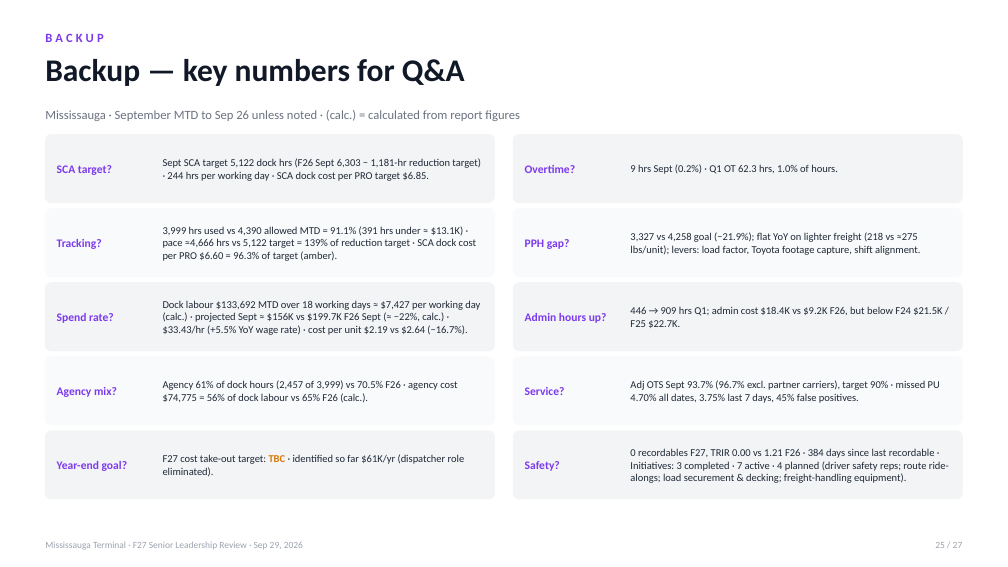
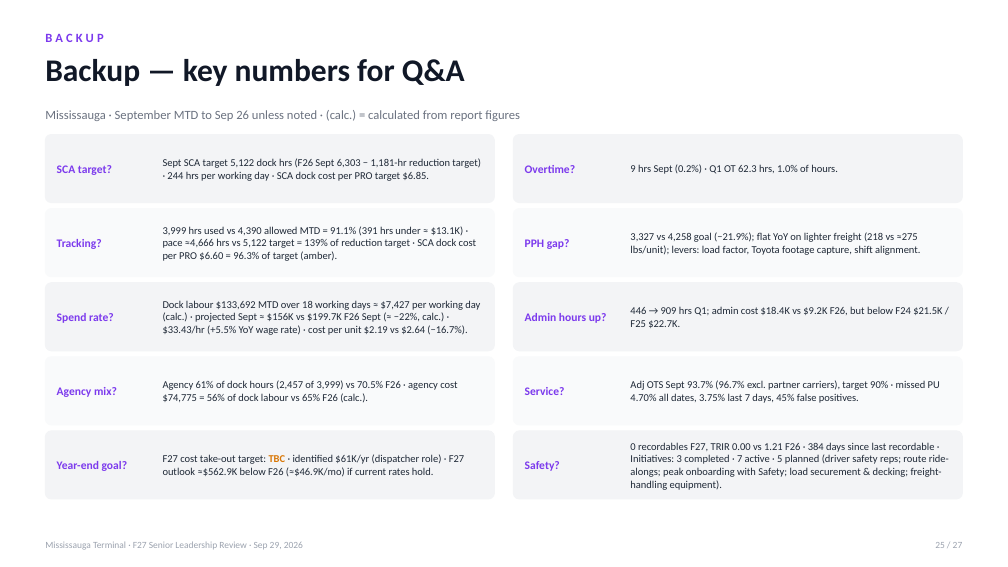
Before and after one commit to FuoriclasseX/mississauga-terminal-f26-cost-transformation-dashboard, a slide deck: slide 25 of presentation/Mississauga_F27_Leadership_Review_Sep29.pptx. Drawn at 1008x567 pixels with LibreOffice and Linux fonts; fonts in the diff are those of the drawing. Boxes give left, top, right and bottom in pixels: in the first picture for what was removed or moved away, otherwise in the second. Text is boxed around its words. In the diff, an @@ line names an element or a change of style, - is before the commit and + after.

```diff
--- a/presentation/Mississauga_F27_Leadership_Review_Sep29.pptx
+++ b/presentation/Mississauga_F27_Leadership_Review_Sep29.pptx
@@ text at [630, 442, 949, 490]: text changed @@
-0 recordables F27, TRIR 0.00 vs 1.21 F26 · 384 days since last recordable · Initiatives: 3 completed · 7 active · 4 planned (driver safety reps; route ride-alongs; load securement & decking; freight-handling equipment).
+0 recordables F27, TRIR 0.00 vs 1.21 F26 · 384 days since last recordable · Initiatives: 3 completed · 7 active · 5 planned (driver safety reps; route ride-alongs; peak onboarding with Safety; load securement & decking; freight-handling equipment).
@@ text at [163, 454, 464, 477]: text changed @@
-F27 cost take-out target: TBC · identified so far $61K/yr (dispatcher role eliminated).
+F27 cost take-out target: TBC · identified $61K/yr (dispatcher role) · F27 outlook ≈$562.9K below F26 (≈$46.9K/mo) if current rates hold.
```
Also in this commit, not shown: 6 other slides changed, 1 slide added, 1 slide removed, 2 other files.
